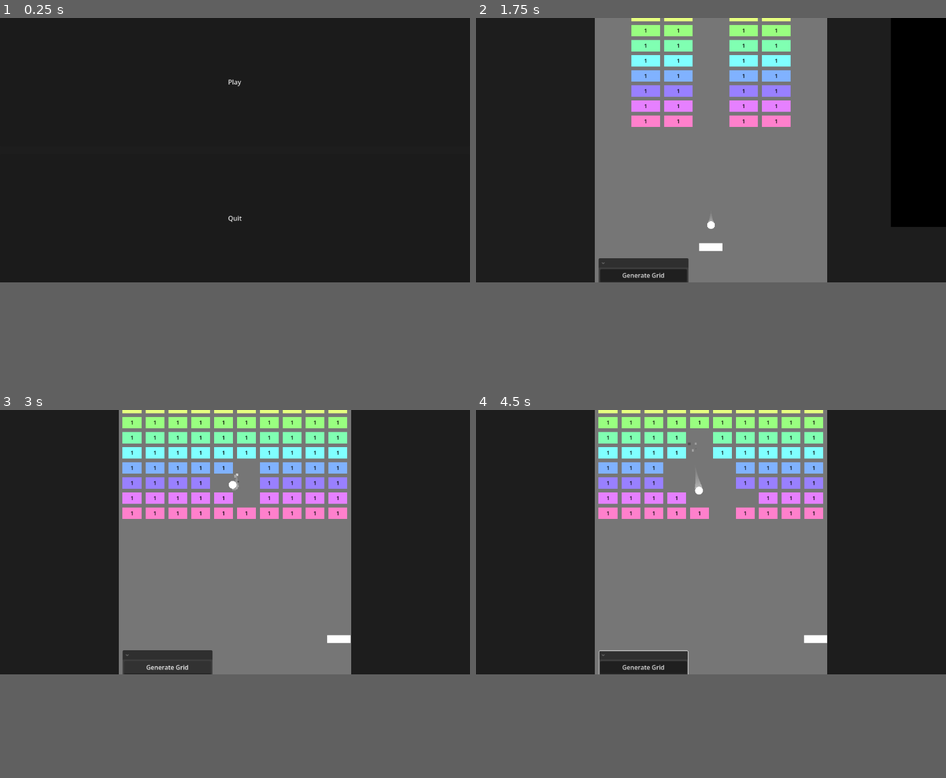
Above: before the commit, frames 1-4 (two rows, left to right).
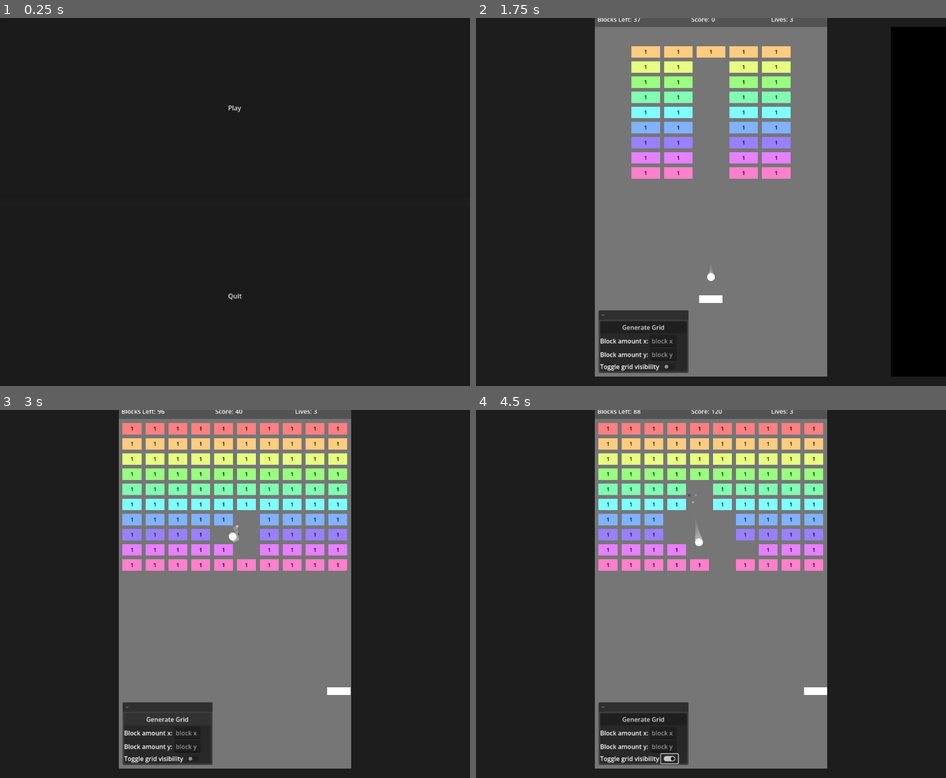
Above: after the commit, the same moments.

Repository: ProudFridge/Breakout
Game: Godot game, scene res://scenes/main_menu/main_menu.tscn
The game is run twice, just before and just after one commit, with the same random seed, the same clock (stepped at 60 frames per second) and the same inputs. Sound files missing from this copy of the repository are replaced by a short silence.
Inputs (mouse positions are in pixels of both pictures, inside the frame that each line leads up to):
- Up to frame 1 (0.25 s): no input
- Up to frame 2 (1.75 s): click "Play" at 0.5 s; click "Play" at 1.25 s
- Up to frame 3 (3 s): tap Enter at 2 s; move the mouse to (338, 527) at 2.02 s; hold D (move_right) 2.03-2.75 s; tap Shift (dash) at 2.1 s; click (338, 527) at 2.17 s; click "Generate Grid" at 2.75 s
- Up to frame 4 (4.5 s): click (668, 660) at 3.52 s; move the mouse to (617, 557) at 4.27 s; hold Down from 4.28 s (still down); tap Alt at 4.35 s
In our replay, the window is 799x449 before the commit and 799x625 after it. These sizes can differ from the game's own. Grey fills any space a smaller window leaves; there, only what the larger window draws over its background counts as a difference.

The runs differ from the first frame. In frame 1, 0.1% of the frame differs, in the area x 48-52%, y 16-77%; in frame 2, 27%; in frame 3, 28%, in the area x 25-75%, y 0-98%; in frame 4, 27%.

Commit message:
Remove HorizontalTransitionRect scene, fix bug where TransitionRect.new() would create invisible ColorRects

Diff:
--- a/classes/TransitionRect.gd
+++ b/classes/TransitionRect.gd
@@ -2,6 +2,10 @@
 class_name TransitionRect
 
 var transitionTime: float
+
+static var TRANSITION_SHADER: Dictionary = {
+	"HORIZONTAL": "res://shaders/horizontal_transition.gdshader"
+}
 
 signal startTransitionDone
 signal endTransitionDone
@@ -9,27 +13,36 @@
 # Called when the node enters the scene tree for the first time.
 func _ready() -> void:
 	set_anchors_preset(Control.PRESET_FULL_RECT)
-	z_index = 1
+	z_index = 10
+	size = get_viewport().get_visible_rect().size
 
 	var shaderMaterial: ShaderMaterial = material
 
 	if shaderMaterial == null:
 		push_error("ShaderMaterial is null")
+	else:
+		var startTween: Tween = get_tree().create_tween()
+		var endTween: Tween = get_tree().create_tween()
 
-	var startTween: Tween = get_tree().create_tween()
-	var endTween: Tween = get_tree().create_tween()
+		startTween.set_ease(Tween.EASE_OUT)
+		startTween.set_trans(Tween.TRANS_BACK)
 
-	startTween.set_ease(Tween.EASE_OUT)
-	startTween.set_trans(Tween.TRANS_BACK)
+		endTween.set_ease(Tween.EASE_OUT)
+		endTween.set_trans(Tween.TRANS_BACK)
 
-	endTween.set_ease(Tween.EASE_OUT)
-	endTween.set_trans(Tween.TRANS_BACK)
+		startTween.tween_method(set_start_value, 0.0, 1.0, transitionTime)
+		startTween.tween_callback(startTransitionDone.emit)
 
-	startTween.tween_method(set_start_value, 0.0, 1.0, transitionTime)
-	startTween.tween_callback(startTransitionDone.emit)
+		endTween.tween_method(set_end_value, 0.0, 1.0, transitionTime).set_delay(transitionTime)
+		endTween.tween_callback(endTransitionDone.emit)
+		endTween.tween_callback(queue_free)
 
-	endTween.tween_method(set_end_value, 0.0, 1.0, transitionTime).set_delay(transitionTime)
-	endTween.tween_callback(endTransitionDone.emit)
+## Sets the shader
+func set_shader(shaderPath: String) -> void:
+	var shaderMaterial: ShaderMaterial = ShaderMaterial.new()
+	shaderMaterial.shader = load(shaderPath)
+	print(shaderMaterial.shader)
+	self.material = shaderMaterial
 
 func set_start_value(startProgressValue: float) -> void:
 	(material as ShaderMaterial).set_shader_parameter("startProgress", startProgressValue)
--- a/project.godot
+++ b/project.godot
@@ -28,7 +28,7 @@
 
 [display]
 
-window/size/mode=3
+window/size/viewport_height=900
 
 [editor_plugins]
 
--- a/scenes/main_menu/play_button.gd
+++ b/scenes/main_menu/play_button.gd
@@ -6,8 +6,12 @@
 	self.pressed.connect(_on_pressed)
 
 func _on_pressed() -> void:
-	var transitionRect: Resource = load("res://scenes/transition_rects/horizontal_transition_rect.tscn")
-	var instance: Node = transitionRect.instantiate()
-	instance.transitionTime = 1
-	instance.startTransitionDone.connect(SwitcherSingleton.switch_from_to.bind("res://scenes/arena/arena.tscn"))
-	get_tree().get_root().add_child(instance)
+	var transitionRect: TransitionRect = TransitionRect.new()
+	transitionRect.transitionTime = 1
+	transitionRect.set_shader(TransitionRect.TRANSITION_SHADER.get("HORIZONTAL"))
+	transitionRect.startTransitionDone.connect(SwitcherSingleton.switch_from_to.bind("res://scenes/arena/arena.tscn"))
+
+	get_tree().get_root().add_child(transitionRect)
+
+	# Uncomment this line and comment the above lines to disable transitions
+	#SwitcherSingleton.switch_from_to("res://scenes/arena/arena.tscn")
--- a/scenes/transition_rects/horizontal_transition_rect.tscn
+++ /dev/null
@@ -1,19 +0,0 @@
-[gd_scene format=3 uid="uid://mhh27cgtln4d"]
-
-[ext_resource type="Shader" uid="uid://cbmc43dm4wafg" path="res://shaders/horizontal_transition.gdshader" id="1_habkt"]
-[ext_resource type="Script" uid="uid://dyn1rlyin21aj" path="res://classes/TransitionRect.gd" id="2_rwsqj"]
-
-[sub_resource type="ShaderMaterial" id="ShaderMaterial_2m7xh"]
-shader = ExtResource("1_habkt")
-shader_parameter/startProgress = 0.0
-shader_parameter/endProgress = 0.0
-
-[node name="HorizontalTransitionRect" type="ColorRect" unique_id=1413625784]
-material = SubResource("ShaderMaterial_2m7xh")
-anchors_preset = 15
-anchor_right = 1.0
-anchor_bottom = 1.0
-grow_horizontal = 2
-grow_vertical = 2
-script = ExtResource("2_rwsqj")
-metadata/_custom_type_script = "uid://dyn1rlyin21aj"
